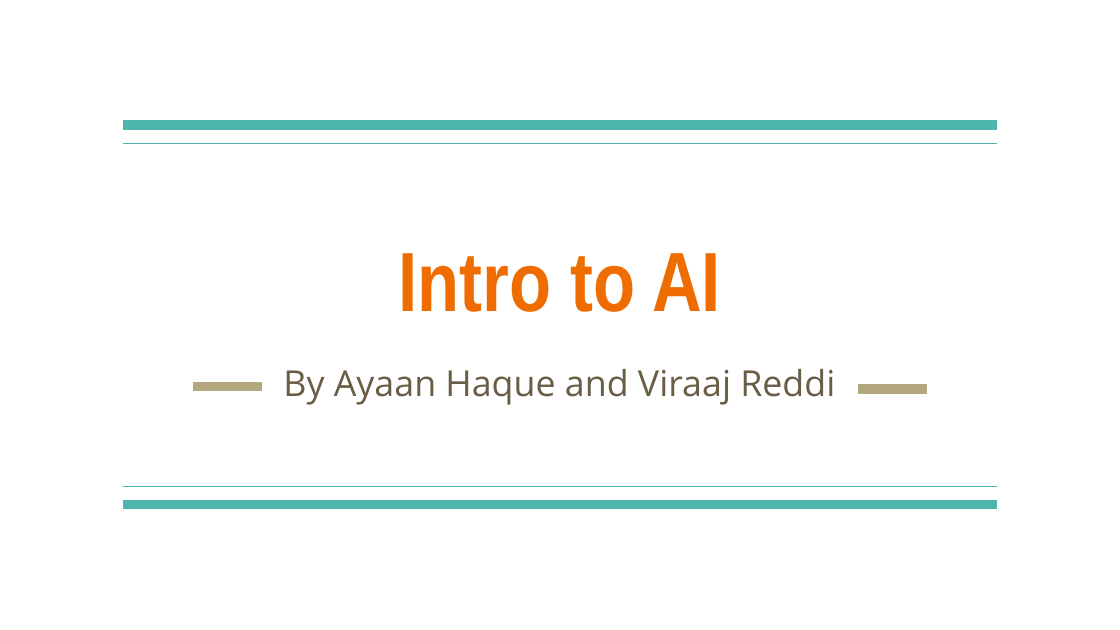
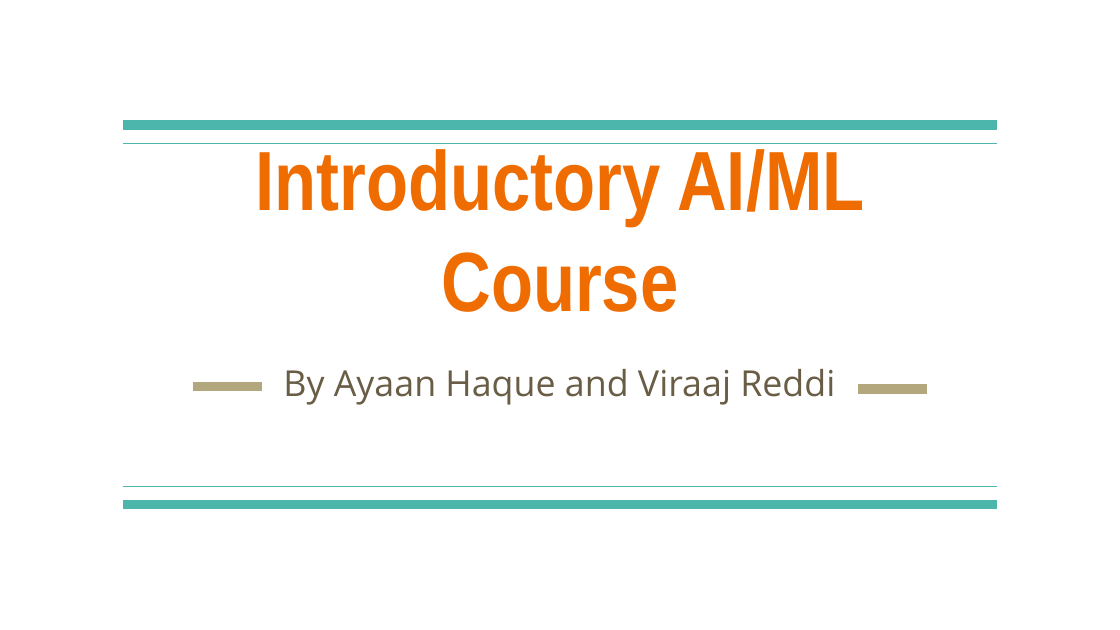
Before and after one commit to Intro-Course-AI-ML/LessonMaterials, a slide deck: slide 1 of 1_AI Course Presentation.pptx. Drawn at 1120x630 pixels with LibreOffice and Linux fonts; fonts in the diff are those of the drawing. Boxes give left, top, right and bottom in pixels: in the first picture for what was removed or moved away, otherwise in the second. Text is boxed around its words. In the diff, an @@ line names an element or a change of style, - is before the commit and + after.

```diff
--- a/1_AI Course Presentation.pptx
+++ b/1_AI Course Presentation.pptx
@@ title at [256, 143, 864, 312]: text changed @@
-Intro to AI
+Introductory AI/ML Course
```
Also in this commit, not shown: 11 other slides changed, 5 slides added, 2 slides removed, 1 other file.
